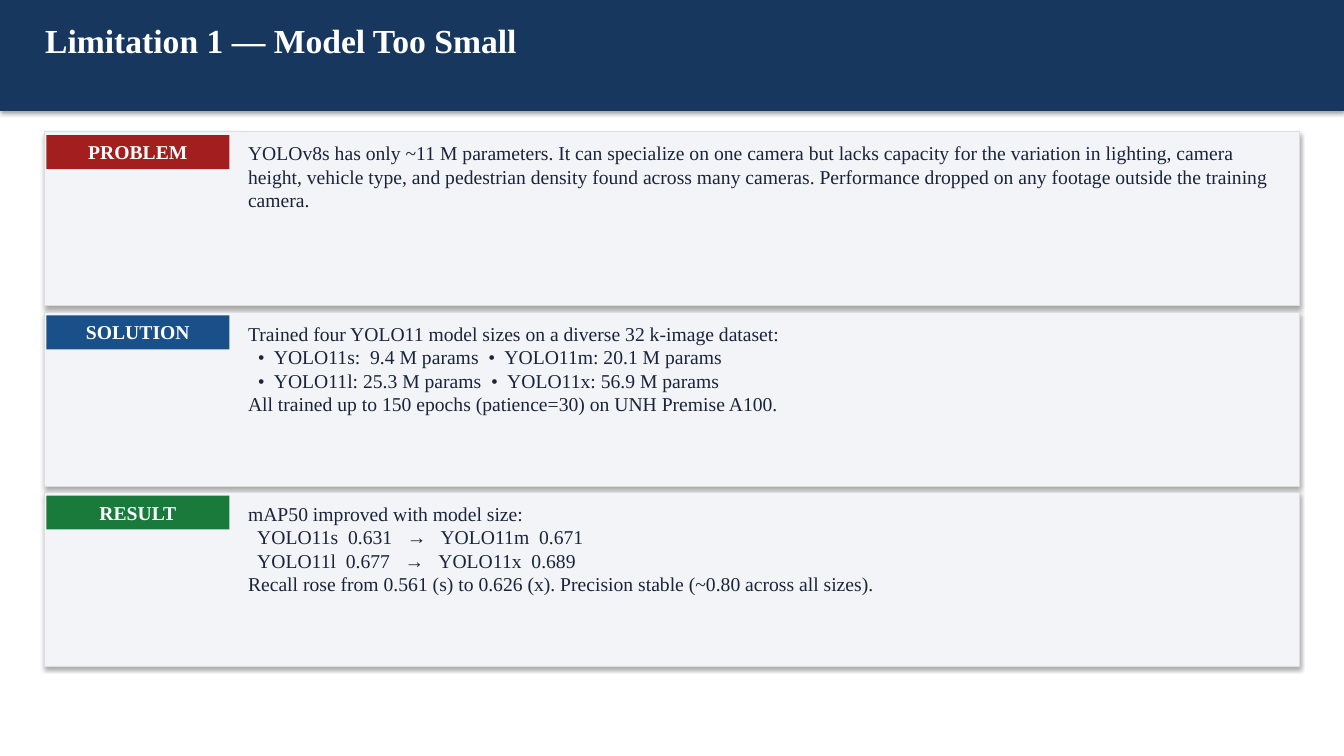
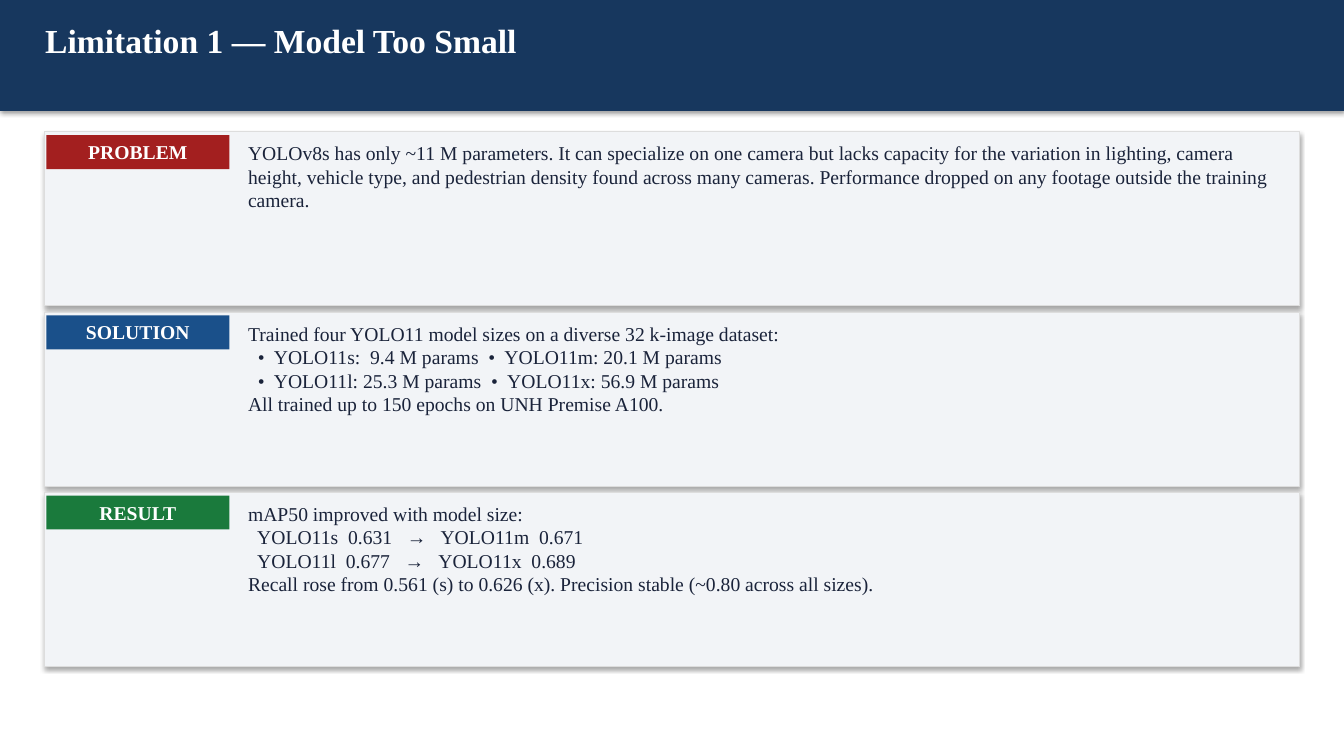
Before and after one commit to AmirHoseinTaherkhani/object-mapping, a slide deck: slide 6 of docs/slides_limitations_updated.pptx. Drawn at 1344x756 pixels with LibreOffice and Linux fonts; fonts in the diff are those of the drawing. Boxes give left, top, right and bottom in pixels: in the first picture for what was removed or moved away, otherwise in the second. Text is boxed around its words. In the diff, an @@ line names an element or a change of style, - is before the commit and + after.

```diff
--- a/docs/slides_limitations_updated.pptx
+++ b/docs/slides_limitations_updated.pptx
@@ text at (248,327,779,416): text changed @@
-Trained four YOLO11 model sizes on a diverse 32 k-image dataset:
-• YOLO11s: 9.4 M params • YOLO11m: 20.1 M params
-• YOLO11l: 25.3 M params • YOLO11x: 56.9 M params
-All trained up to 150 epochs (patience=30) on UNH Premise A100.
+Trained four YOLO11 model sizes on a diverse 32 k-image dataset:
+• YOLO11s: 9.4 M params • YOLO11m: 20.1 M params
+• YOLO11l: 25.3 M params • YOLO11x: 56.9 M params
+All trained up to 150 epochs on UNH Premise A100.
```
Also in this commit, not shown: 4 other slides changed, 7 slides added, 1 other file.
